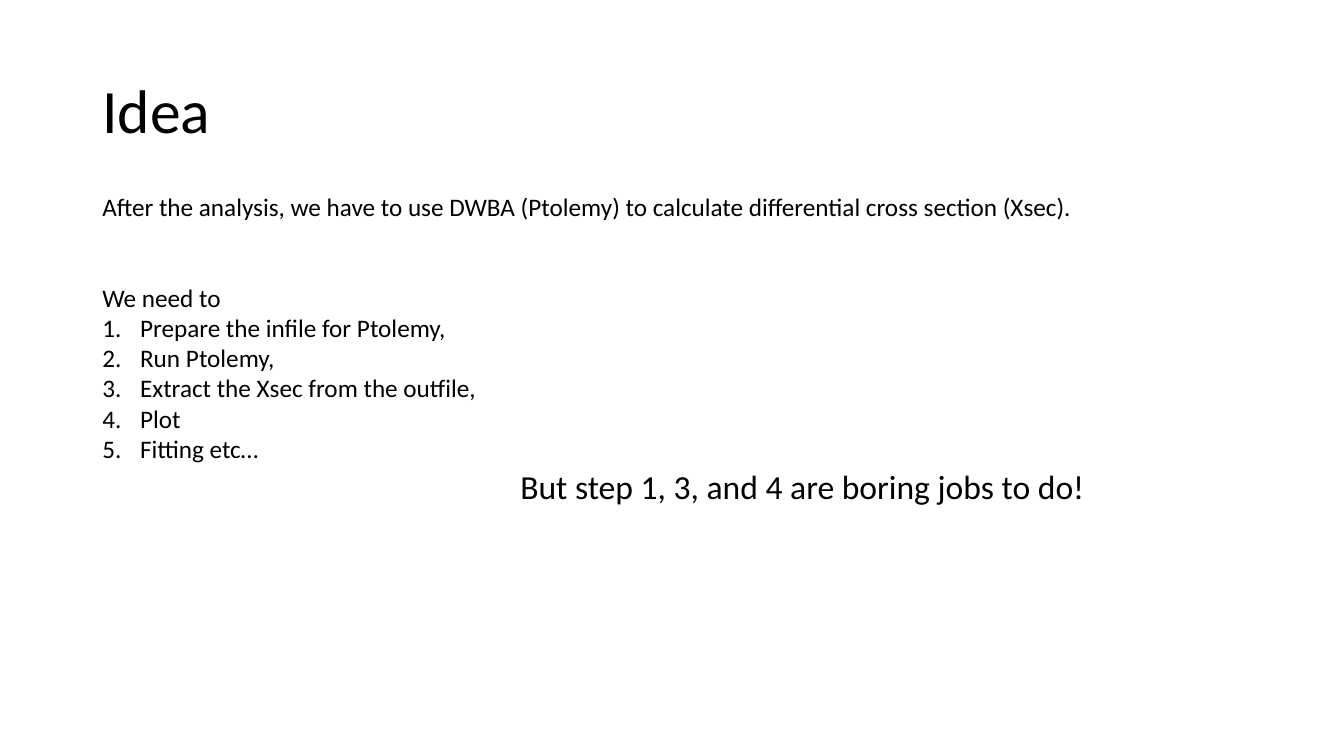
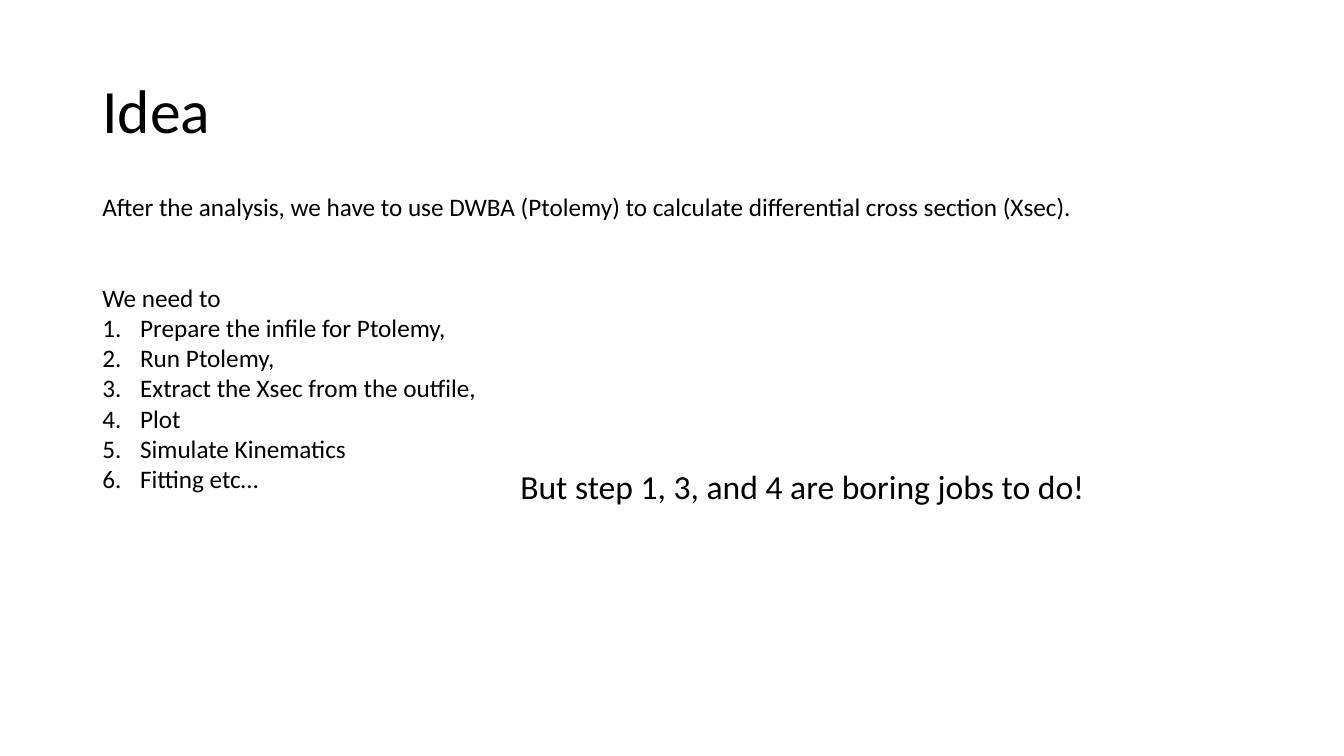
Before and after one commit to calemhoffman/digios, a slide deck: slide 2 of analysis/Cleopatra/manual_Cleopatra.pptx. Drawn at 1344x756 pixels with LibreOffice and Linux fonts; fonts in the diff are those of the drawing. Boxes give left, top, right and bottom in pixels: in the first picture for what was removed or moved away, otherwise in the second. Text is boxed around its words. In the diff, an @@ line names an element or a change of style, - is before the commit and + after.

```diff
--- a/analysis/Cleopatra/manual_Cleopatra.pptx
+++ b/analysis/Cleopatra/manual_Cleopatra.pptx
@@ text at box(140, 440, 346, 459): paragraph added @@
+5. Simulate Kinematics
```
Also in this commit, not shown: 2 other slides changed, 1 slide added.
